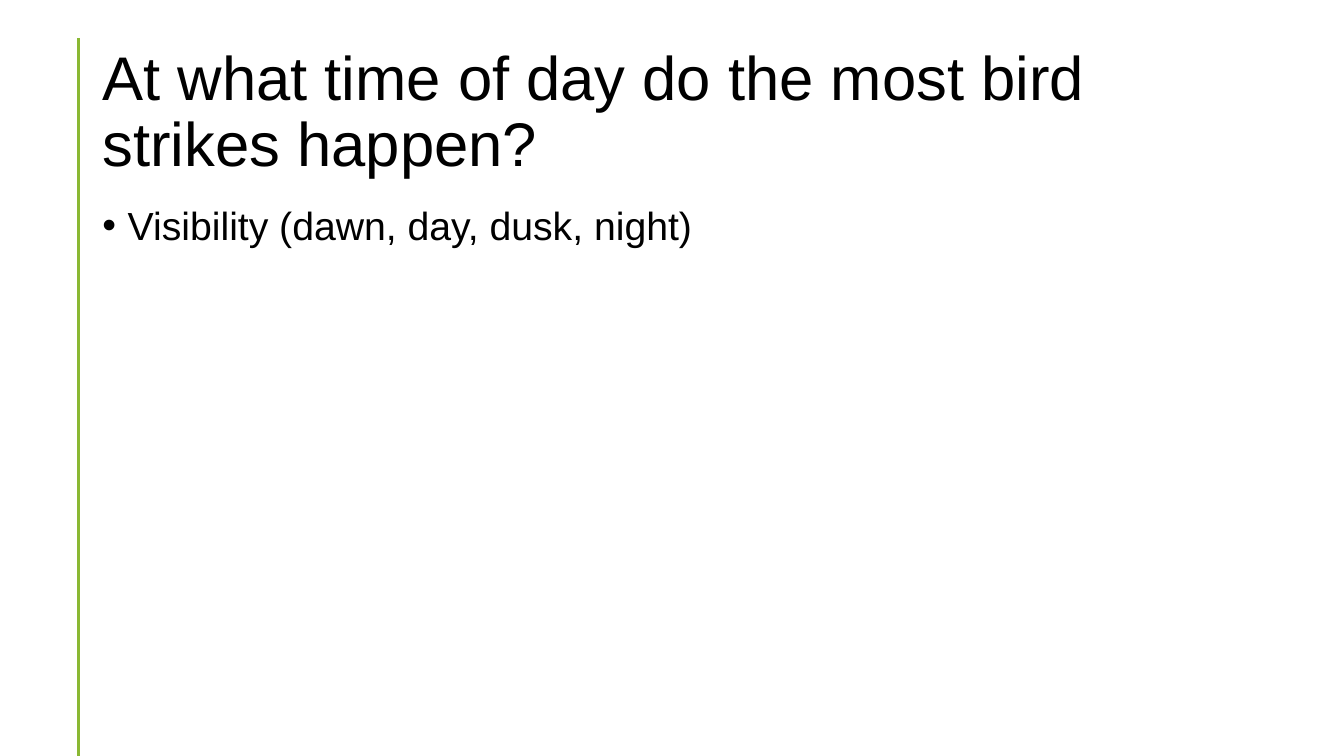
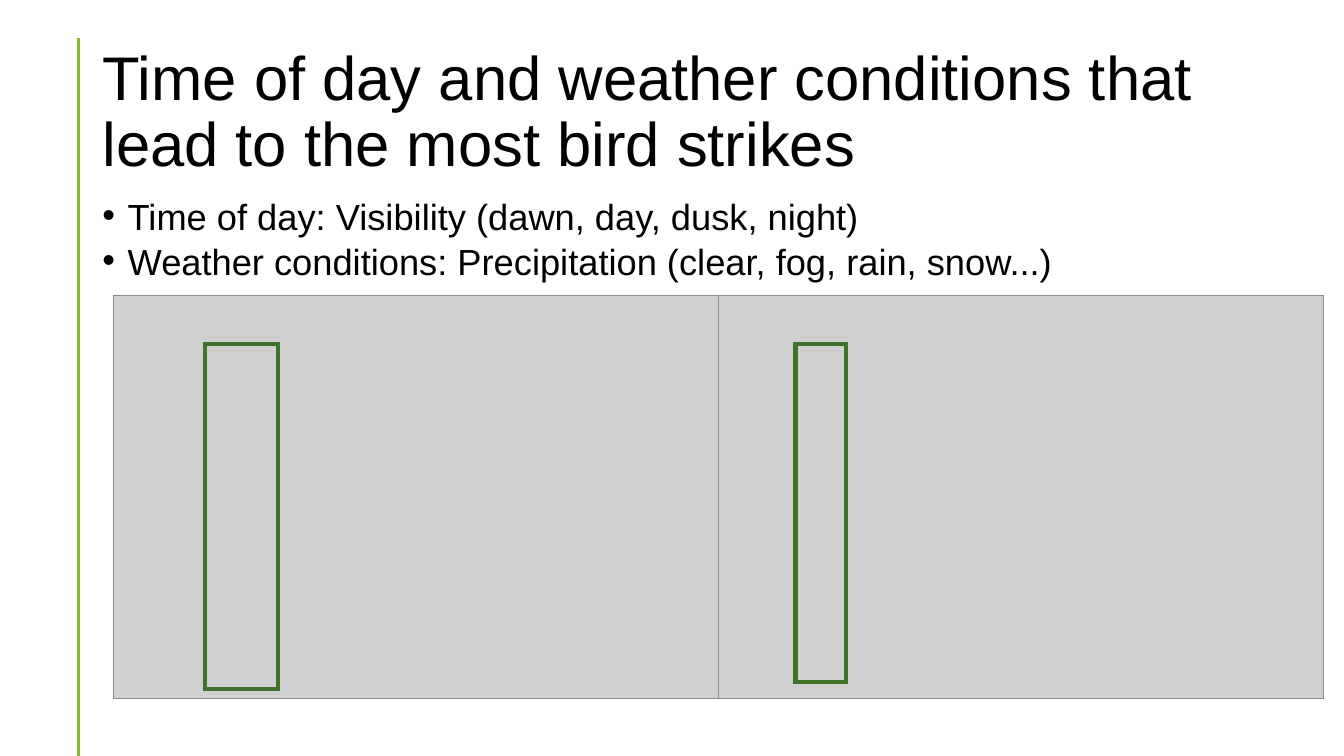
Before and after one commit to kplam624/Birds-Plane-Incident-Analysis, a slide deck: slide 17 of Project-1_CombatWombats.pptx (slide 12 before the commit). Drawn at 1344x756 pixels with LibreOffice and Linux fonts; fonts in the diff are those of the drawing; grey boxes stand for pictures. Boxes give left, top, right and bottom in pixels: in the first picture for what was removed or moved away, otherwise in the second. Text is boxed around its words. In the diff, an @@ line names an element or a change of style, - is before the commit and + after.

```diff
--- a/Project-1_CombatWombats.pptx
+++ b/Project-1_CombatWombats.pptx
@@ title at <box>102,55,1192,167</box>: text changed @@
-At what time of day do the most bird strikes happen?
+Time of day and weather conditions that lead to the most bird strikes
@@ text at <box>128,203,1052,281</box>: text changed; size 28 to 25.9 pt @@
-• Visibility (dawn, day, dusk, night)
+• Time of day: Visibility (dawn, day, dusk, night)
+• Weather conditions: Precipitation (clear, fog, rain, snow...)
@@ picture added at <box>113,295,718,699</box> @@
@@ picture added at <box>719,295,1324,699</box> @@
@@ rectangle added at <box>206,344,278,689</box>, outline #3E752A 3 pt @@
@@ rectangle added at <box>796,344,846,682</box>, outline #3E752A 3 pt @@
```
Also in this commit, not shown: 10 other slides changed, 9 slides added, 3 slides removed.
